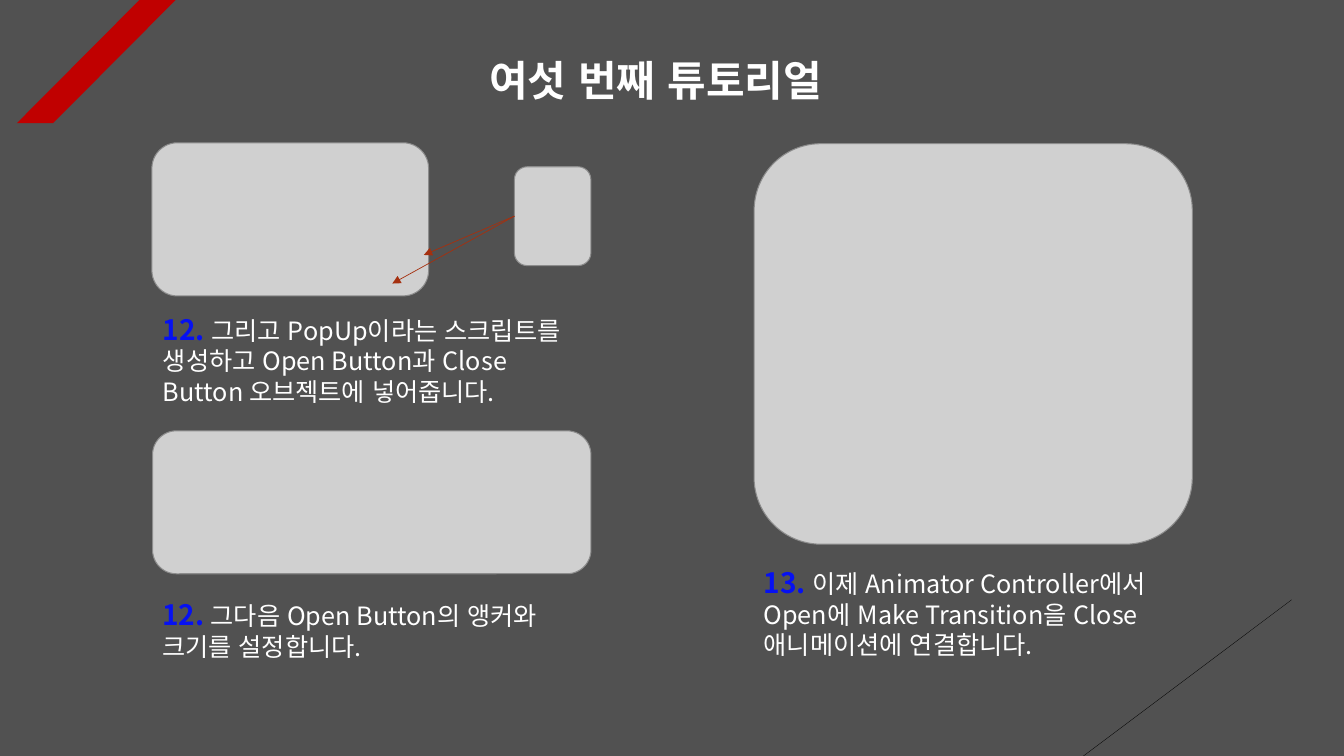
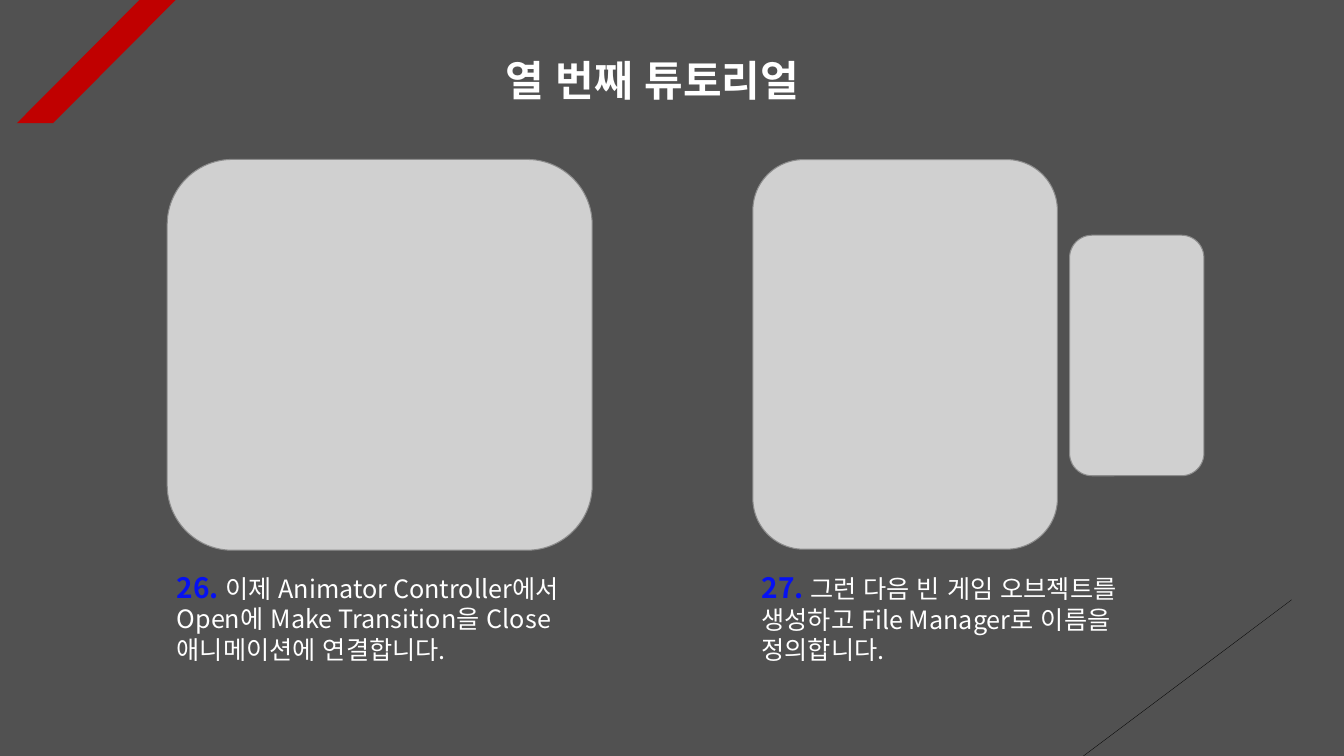
Before and after one commit to Unity2033/3D-UnityEngine, a slide deck: slide 10 of Assets/Class/Animation Clip/PPT Data/Animation Clip Example.pptx (slide 6 before the commit). Drawn at 1344x756 pixels with LibreOffice and Linux fonts; fonts in the diff are those of the drawing; grey boxes stand for pictures. Boxes give left, top, right and bottom in pixels: in the first picture for what was removed or moved away, otherwise in the second. Text is boxed around its words. In the diff, an @@ line names an element or a change of style, - is before the commit and + after.

Commit message:
Animator Manual Renewal
- Change the way the animator
  component is imported

```diff
--- a/Assets/Class/Animation Clip/PPT Data/Animation Clip Example.pptx
+++ b/Assets/Class/Animation Clip/PPT Data/Animation Clip Example.pptx
@@ text at <box>505,61,798,100</box>: text changed @@
-여섯 번째 튜토리얼
+열 번째 튜토리얼
@@ picture removed at <box>152,143,430,296</box> @@
@@ picture: place and size @@
-picture at <box>754,144,1193,544</box>
+picture at <box>167,159,593,551</box>
@@ picture removed at <box>514,166,591,265</box> @@
@@ picture added at <box>753,159,1058,549</box> @@
@@ arrow removed from (514, 216) to (392, 283) @@
@@ arrow removed from (514, 216) to (423, 255) @@
@@ picture added at <box>1070,235,1204,476</box> @@
@@ text removed at <box>163,319,561,403</box> @@
-12. 그리고 PopUp이라는 스크립트를 생성하고 Open Button과 Close Button 오브젝트에 넣어줍니다.
@@ picture removed at <box>152,431,591,574</box> @@
@@ text at <box>177,577,558,661</box>: text changed @@
-13. 이제 Animator Controller에서 Open에 Make Transition을 Close 애니메이션에 연결합니다.
+26. 이제 Animator Controller에서 Open에 Make Transition을 Close 애니메이션에 연결합니다.
@@ text added at <box>762,577,1117,661</box>, 18 pt, text #FFFFFF @@
+27. 그런 다음 빈 게임 오브젝트를 생성하고 File Manager로 이름을 정의합니다.
@@ text removed at <box>162,604,537,658</box> @@
-12. 그다음 Open Button의 앵커와 크기를 설정합니다.
```
Also in this commit, not shown: 11 other slides changed, 4 slides added, 30 other files.
